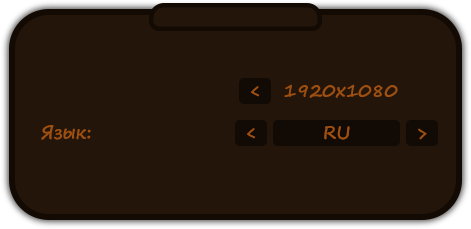
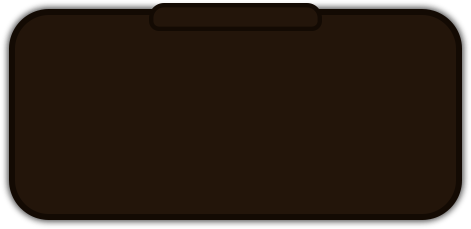
The second 471x229 image is a revision of the first. Changes to its layers:
hid group "Group 1 copy" (9 layers) over [41, 120, 438, 146]
hid "Язык:" over [41, 125, 91, 140]
hid group "resolution" (9 layers) over [239, 78, 398, 104]
